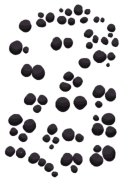
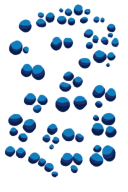
Layered file, before and after one edit (128 × 192). Changes by layer:
hid group "burned" (4 layers) over [4, 4, 119, 178]
showed group "player 1" (4 layers) over [4, 4, 119, 178]
